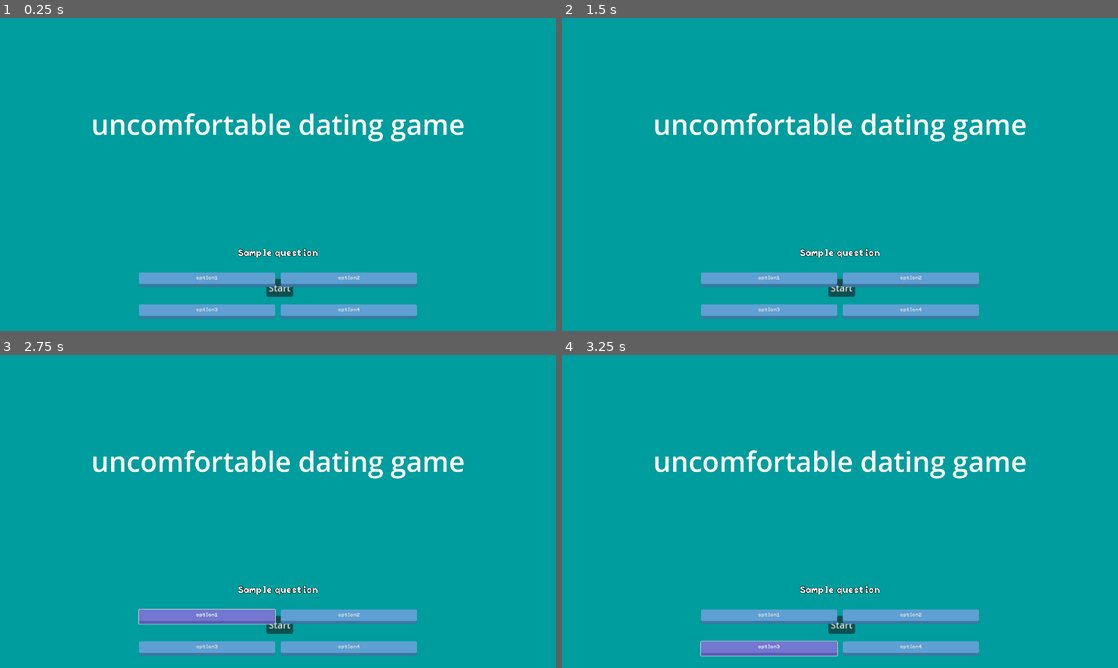
Above: before the commit, frames 1-4 (two rows, left to right).
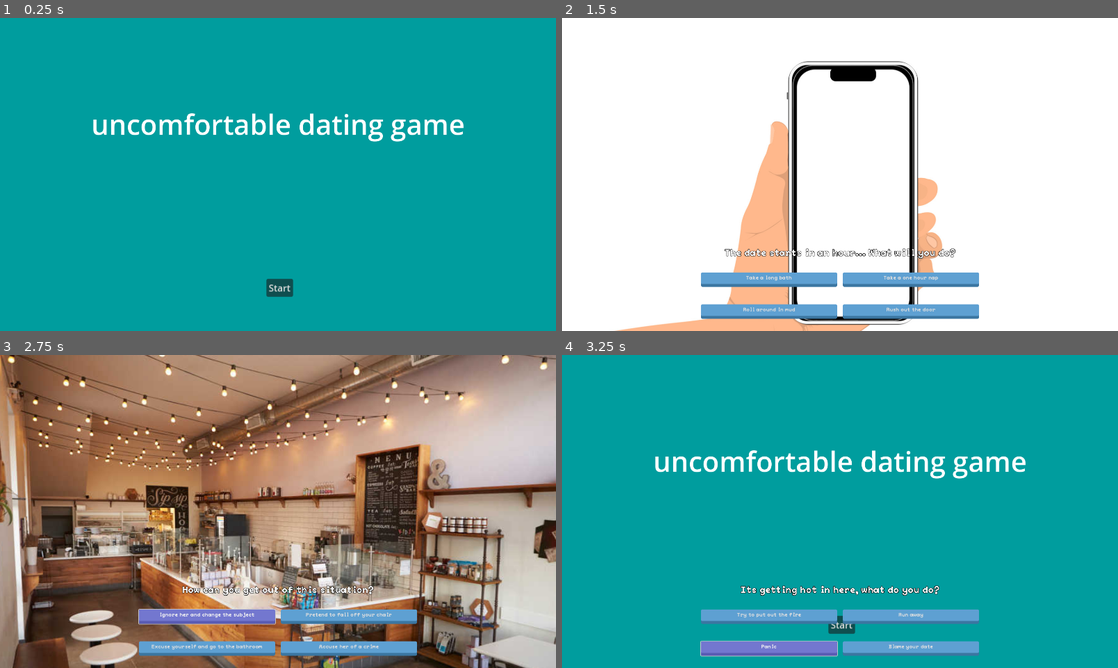
Above: after the commit, the same moments.

Repository: mxbernerSNC/Reverse-Dating-Sim
Game: Godot game, scene res://main.tscn
The game is run twice, just before and just after one commit, with the same random seed, the same clock (stepped at 60 frames per second) and the same inputs.
Inputs:
- Up to frame 1 (0.25 s): no input
- Up to frame 2 (1.5 s): click "Start" at 0.5 s; click "Start" at 1.25 s
- Up to frame 3 (2.75 s): click "option1" (after the commit: "Take a long bath") at 2 s
- Up to frame 4 (3.25 s): click "option3" (after the commit: "Excuse yourself and go to the…") at 2.75 s

The runs differ from the first frame. In frame 1, 4.9% of the frame differs, in the area x 25-75%, y 73-97%; in frame 2, 95%; in frame 3, 96%, in the area x 0-100%, y 0-100%; in frame 4, 0.7%.
Error before the commit: Parse Error: Expected closing "}" after dictionary elements. (res://main.gd:7)

Commit message:
Update main.gd

Diff:
--- a/main.gd
+++ b/main.gd
@@ -1,11 +1,14 @@
 extends Node2D
 
 var affection = 50
+#if var == 0, adv to bad ending; if var ==100, adv to elope ending immediately
+#else keep playing; once '20 questions' is over, score checked 25 < aff <75 correlates to bad < good < elope
 
 var scene_text = {
-	"prologue.tscn" : {
-		"dialogue" : "Mom:
-	},
+	#"prologue.tscn" : {
+	#	"dialogue" : "Mom:
+	#},
+	#I don't think i'm doing this right so maybe someone else can get this part started
 
 	"phone.tscn": {
 		"question": "The date starts in an hour... What will you do?",
